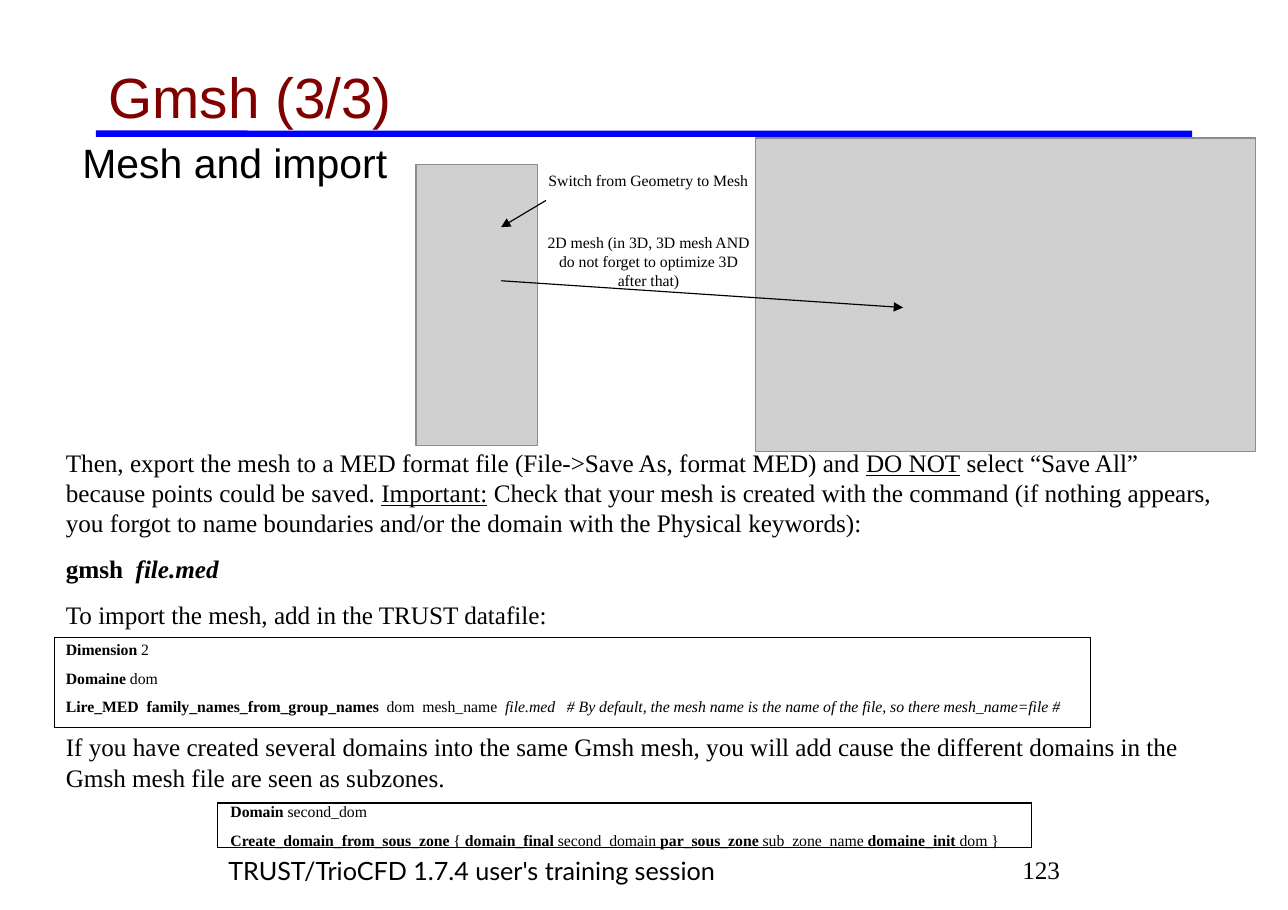
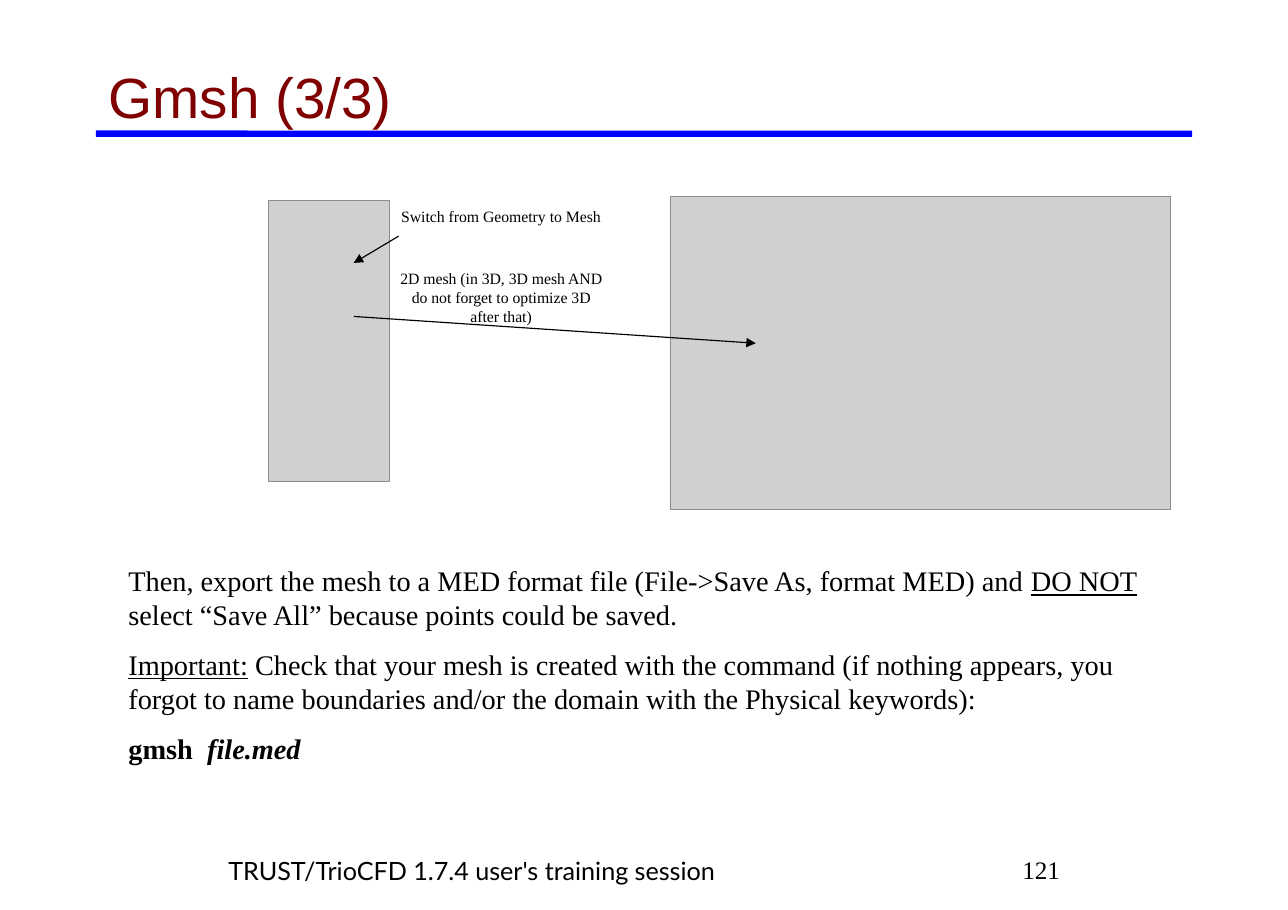
Before and after one commit to cea-trust-platform/trust-code, a slide deck: slide 121 of doc/TRUST/TRUST_and_TrioCFD_presentation.odp (slide 123 before the commit). Drawn at 1288x910 pixels with LibreOffice and Linux fonts; fonts in the diff are those of the drawing; grey boxes stand for pictures; background and template pictures are left out. Boxes give left, top, right and bottom in pixels: in the first picture for what was removed or moved away, otherwise in the second. Text is boxed around its words. In the diff, an @@ line names an element or a change of style, - is before the commit and + after.

```diff
--- a/doc/TRUST/TRUST_and_TrioCFD_presentation.odp
+++ b/doc/TRUST/TRUST_and_TrioCFD_presentation.odp
@@ text removed at [82, 148, 387, 187] @@
-    Mesh and import
@@ text "Switch from Geometry to Mesh": place and size @@
-text "Switch from Geometry to Mesh" at [548, 175, 748, 189]
+text "Switch from Geometry to Mesh" at [401, 211, 601, 225]
@@ picture: place and size @@
-picture at [755, 138, 1255, 452]
+picture at [670, 196, 1170, 510]
@@ 2 arrows, 1 picture, 1 text: place and size @@
-2 arrows, 1 picture, 1 text at [416, 164, 903, 446]
+2 arrows, 1 picture, 1 text at [269, 201, 755, 482]
@@ text "Then, export the mesh to ...": place and size @@
-text "Then, export the mesh to ..." at [66, 454, 1211, 849]
+text "Then, export the mesh to ..." at [128, 571, 1137, 764]
@@ text at [128, 571, 1137, 714]: text changed; size 16 to 18 pt @@
-Then, export the mesh to a MED format file (File->Save As, format MED) and DO NOT select “Save All” because points could be saved. Important: Check that your mesh is created with the command (if nothing appears, you forgot to name boundaries and/or the domain with the Physical keywords):
+Then, export the mesh to a MED format file (File->Save As, format MED) and DO NOT select “Save All” because points could be saved.
+Important: Check that your mesh is created with the command (if nothing appears, you forgot to name boundaries and/or the domain with the Physical keywords):
@@ text at [66, 606, 1177, 849]: paragraphs removed @@
-To import the mesh, add in the TRUST datafile:
-Dimension 2
-Domaine dom
-Lire_MED family_names_from_group_names dom mesh_name file.med # By default, the mesh name is the name of the file, so there mesh_name=file #
-If you have created several domains into the same Gmsh mesh, you will add cause the different domains in the Gmsh mesh file are seen as subzones.
-Domain second_dom
-Create_domain_from_sous_zone { domain_final second_domain par_sous_zone sub_zone_name domaine_init dom }
@@ rectangle removed at [54, 638, 1091, 728] @@
@@ text at [128, 739, 301, 764]: size 16 to 18 pt in "gmsh file.med" @@
@@ rectangle removed at [218, 804, 1032, 848] @@
@@ page number at [1022, 862, 1060, 879]: text changed @@
-123
+121
```
Also in this commit, not shown: 112 other slides changed, 23 slides added, 3 slides removed, 4 other files.
